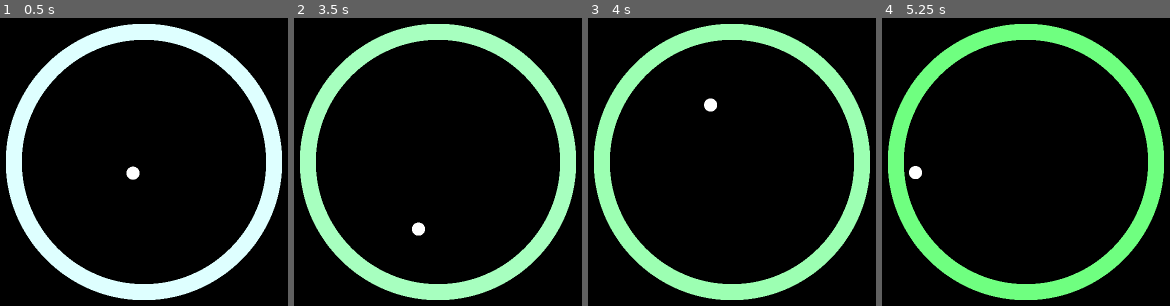
Above: before the commit, frames 1-4 (left to right).
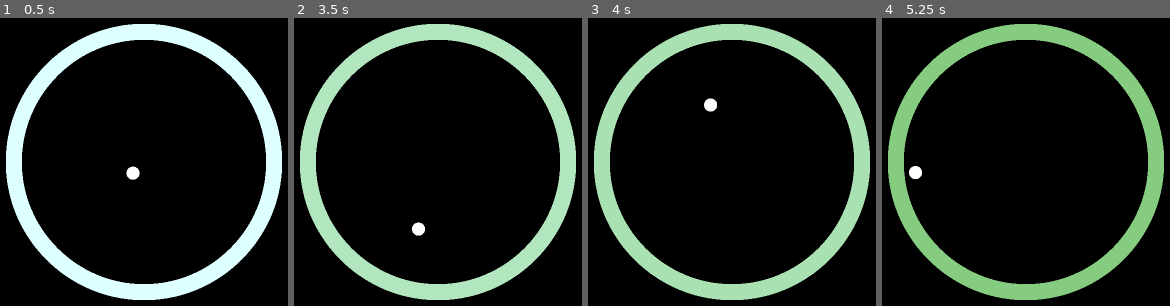
Above: after the commit, the same moments.

Repository: gabrielbaltzell/video-sim
Game: Godot game, scene res://scenes/main.tscn
The game is run twice, just before and just after one commit, with the same random seed, the same clock (stepped at 60 frames per second) and the same inputs. The engine's default icon, where the game draws it, is replaced by a stand-in: a white triangle on a blue panel in a dark square.
Inputs:
- Up to frame 1 (0.5 s): no input
- Up to frame 2 (3.5 s): tap Enter at 0.5 s
- Up to frame 3 (4 s): tap Space at 3.5 s
- Up to frame 4 (5.25 s): no input

Frame 1 is identical in both runs. In frame 2, 15% of the frame differs, in the area x 2-98%, y 2-98%; in frame 3, 15%; in frame 4, 16%.

Commit message:
start of audio system

Diff:
--- /dev/null
+++ b/scenes/audio_player.tscn
@@ -0,0 +1,6 @@
+[gd_scene load_steps=2 format=3 uid="uid://md6wnc261128"]
+
+[ext_resource type="Script" path="res://scripts/audio_player.gd" id="1_u3c20"]
+
+[node name="AudioStreamPlayer" type="AudioStreamPlayer"]
+script = ExtResource("1_u3c20")
--- a/scenes/main.tscn
+++ b/scenes/main.tscn
@@ -1,8 +1,9 @@
-[gd_scene load_steps=4 format=3 uid="uid://cfrbu74yo5cqn"]
+[gd_scene load_steps=5 format=3 uid="uid://cfrbu74yo5cqn"]
 
 [ext_resource type="Texture2D" uid="uid://mfp0iy30nj51" path="res://assets/icon.svg" id="1_3k2fw"]
 [ext_resource type="Texture2D" uid="uid://bj6cm1ndcu56t" path="res://assets/wcircle-png.png" id="2_mf3y0"]
 [ext_resource type="PackedScene" uid="uid://b4g6prmpsh86c" path="res://scenes/cbball.tscn" id="3_07y0h"]
+[ext_resource type="PackedScene" uid="uid://md6wnc261128" path="res://scenes/audio_player.tscn" id="4_5n1u0"]
 
 [node name="main" type="Node2D"]
 
@@ -27,3 +28,5 @@
 
 [node name="CharacterBody2D" parent="." instance=ExtResource("3_07y0h")]
 position = Vector2(-24, -216)
+
+[node name="AudioStreamPlayer" parent="CharacterBody2D" instance=ExtResource("4_5n1u0")]
--- /dev/null
+++ b/scripts/audio_player.gd
@@ -0,0 +1,32 @@
+extends AudioStreamPlayer
+
+var file = "res://musictxts/test.txt"
+var notes = []
+
+func _ready():
+	var open_file = FileAccess.open(file, FileAccess.READ)
+	var file_content = open_file.get_as_text()
+	print(file_content)
+	notes = load_array(file_content, file_content.length())
+	print(notes)
+
+
+# Called every frame. 'delta' is the elapsed time since the previous frame.
+func _process(delta):
+	pass
+
+func load_array(file_content, length):
+	var buffer = ""
+	for i in length:
+		if file_content[i] != ',' && file_content[i] != ';':
+			buffer += file_content[i]
+		elif file_content[i] == ',' && buffer:
+			notes.append(buffer)
+			buffer = ""
+		elif file_content[i] == ';' && buffer:
+			notes.append(buffer)
+			buffer = ""
+			break
+		elif file_content[i] == ';' && !buffer:
+			break
+	return notes
--- a/scripts/cbball.gd
+++ b/scripts/cbball.gd
@@ -3,10 +3,16 @@
 
 # Get the gravity from the project settings to be synced with RigidBody nodes.
 var gravity = 30.0
-var bounce_damping = 0.00
-var a = 1.0
-var color_factor = 0.05
-var color_change
+var bounce_damping = 0.0
+var r = 1.0
+var color_factor_r = 0.04
+var color_change_r
+var g = 1.0
+var color_factor_g = 0.02
+var color_change_g
+var b = 1.0
+var color_factor_b = 0.05
+var color_change_b
 
 
 @onready var circle = get_node("../Wcircle-png")
@@ -24,13 +30,28 @@
 	if collision:
 		velocity = velocity.bounce(collision.get_normal()) * (1 - bounce_damping)
 
-		# change color by collision
-		if a >= 1:
-			color_change = color_factor
-		if a <= 0:
-			color_change = -color_factor
-		a -= color_change
-		var new = Color(a, 1, a, 1)
+		# change color by collision r
+		if r >= 1:
+			color_change_r = color_factor_r
+		if r <= 0:
+			color_change_r = -color_factor_r
+		r -= color_change_r
+
+		# change color by collision g
+		if g >= 1:
+			color_change_g = color_factor_g
+		if g <= 0:
+			color_change_g = -color_factor_g
+		g -= color_change_g
+
+		# change color by collision b
+		if b >= 1:
+			color_change_b = color_factor_b
+		if b <= 0:
+			color_change_b = -color_factor_b
+		b -= color_change_b
+
+		var new = Color(r, g, b, 1)
 		circle.self_modulate = new
 
 
Not shown, added: musictxts/test.txt
Not shown, added: wavs/A#.wav
Not shown, added: wavs/A.wav
Not shown, added: wavs/B.wav
